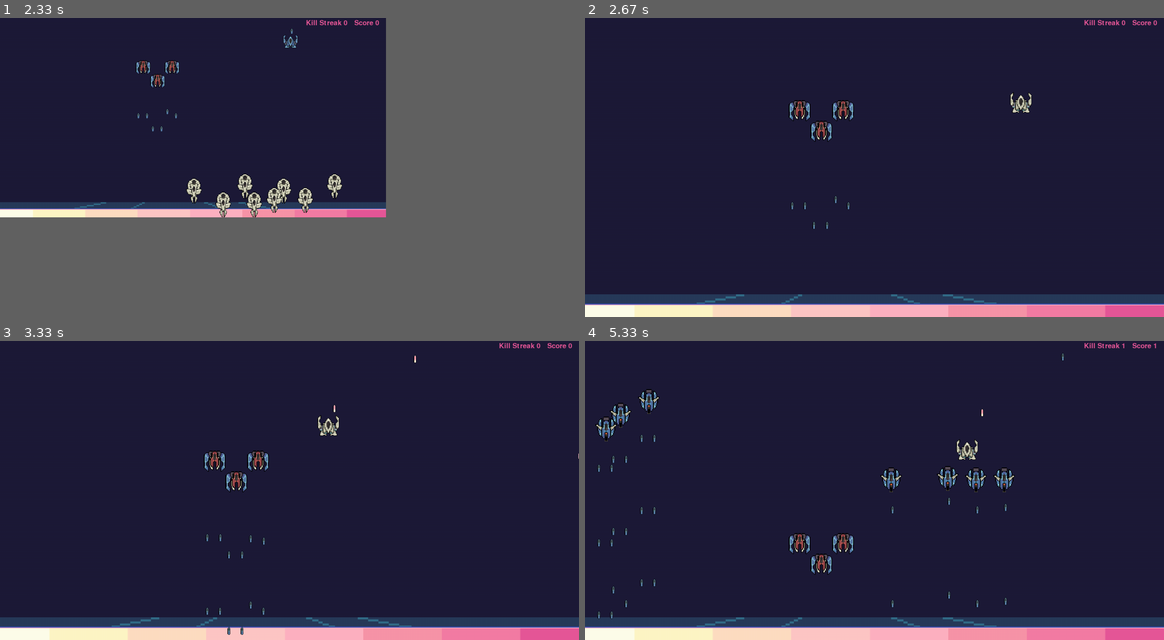
Above: before the commit, frames 1-4 (two rows, left to right).
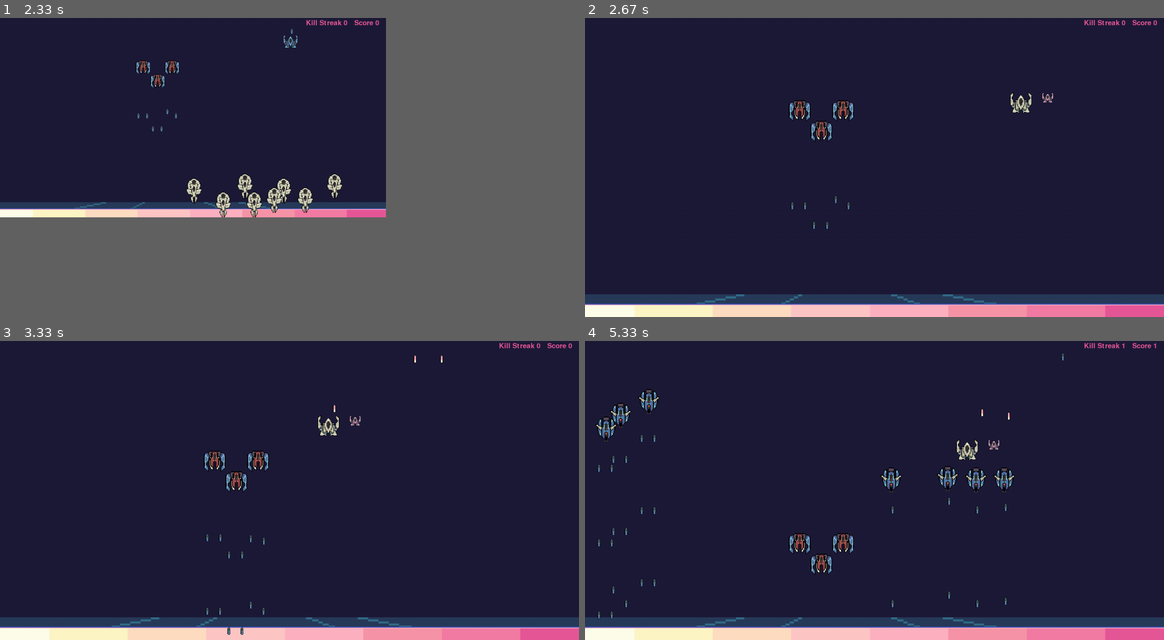
Above: after the commit, the same moments.

Repository: RafaBessa/Shadow_Light_bh_pygame
Game: pygame game, started from Game.py
The game is run twice, just before and just after one commit, with the same random seed, the same clock (stepped at 60 frames per second) and the same inputs.
Inputs:
- Up to frame 1 (2.33 s): hold D 0.33-0.8 s; hold W 0.83-1.13 s; tap Space at 0.9, 1.23, 1.53, 1.73, 2.03, 2.3 s; tap E at 0.98 s; hold D 1.17-1.63 s; hold A 1.67-2.2 s; hold S from 2.23 s (still down)
- Up to frame 2 (2.67 s): tap E at 2.38 s; release S at 2.53 s; tap - at 2.57 s
- Up to frame 3 (3.33 s): hold A 2.9-3.3 s; tap Space at 2.97, 3.27 s
- Up to frame 4 (5.33 s): hold W 3.33-3.7 s; tap Space at 3.4, 3.8, 4.1, 4.47, 4.87, 5.17 s; tap E at 3.48, 4.95 s; hold D 3.73-4.37 s; hold S 4.4-4.77 s; hold A 4.8-5.27 s; hold D from 5.3 s (still down)

Frame 1 is identical in both runs. In frame 2, less than 0.1% of the frame differs, in the area x 78-81%, y 24-29%; in frame 3, less than 0.1%, in the area x 60-100%, y 4-40%; in frame 4, less than 0.1%.

Commit message:
assistente possition not changing

Diff:
--- a/Player.py
+++ b/Player.py
@@ -155,9 +155,9 @@
                 if self.coordinates[0] + u < window.width - self.width:
                     # Moving
                     self.coordinates[0] += u
-                    if self.isplayer:
-                        for a in self.Assistents:
-                            a.coordinates[0] += u
+                    # if self.isplayer:
+                    #     for a in self.Assistents:
+                    #         a.coordinates[0] += u
                 else:
                     # Hugging right
                     self.coordinates[0] = window.width - self.width
@@ -173,9 +173,9 @@
                 if self.coordinates[1] + v < self.healthbar.y - self.height:
                     # Moving
                     self.coordinates[1] += v
-                    if self.isplayer:
-                        for a in self.Assistents:
-                            a.coordinates[1] += v
+                    # if self.isplayer:
+                    #     for a in self.Assistents:
+                    #         a.coordinates[1] += v
                 else:
                     # Hugging lower border
                     self.coordinates[1] = self.healthbar.y - self.height
@@ -183,6 +183,16 @@
             else:
                 # Hugging upper border
                 self.coordinates[1] = 0
+
+        if self.isplayer:
+            for x in range(len(self.Assistents)):
+                if x == 0:
+                    self.Assistents[x].coordinates[0] = self.coordinates[0] + self.width + 30
+                    self.Assistents[x].coordinates[1] = self.coordinates[1]
+                if x == 1:
+                    self.Assistents[x].coordinates[0] = self.coordinates[0] - self.width - 10
+                    self.Assistents[x].coordinates[1] = self.coordinates[1]
+
 
 
     @property
